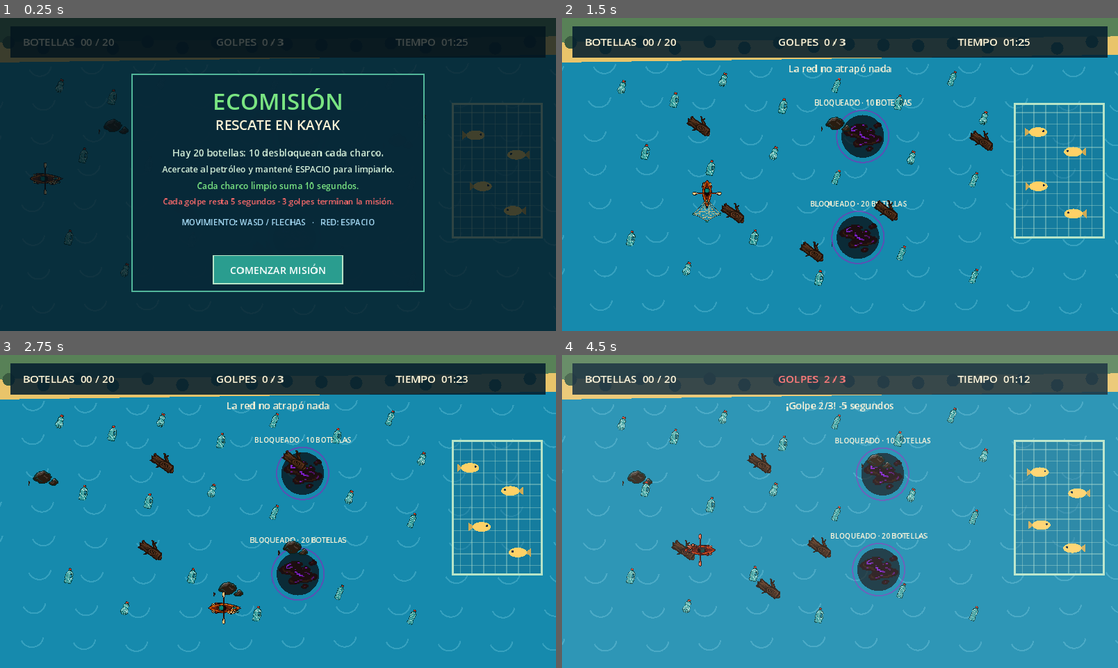
Above: before the commit, frames 1-4 (two rows, left to right).
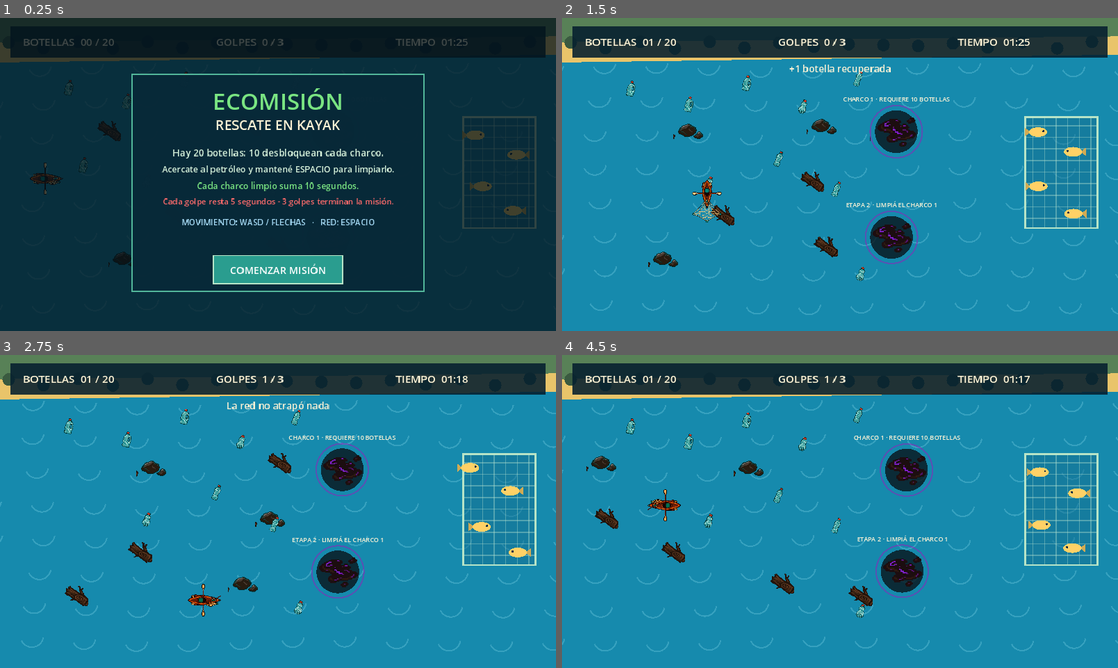
Above: after the commit, the same moments.

Repository: zeba673/Desafio2-Hackathon-SanRafael-2026
Game: Godot game, scene res://main.tscn
Two runs of this game, one before a commit and one after it. Both use one fixed random seed, a clock stepped at 60 frames per second and the inputs below. Sound files missing from this copy of the repository are replaced by a short silence.
Inputs (mouse positions are in pixels of both pictures, inside the frame that each line leads up to):
- Up to frame 1 (0.25 s): no input
- Up to frame 2 (1.5 s): tap Enter at 0.5, 0.6 s; move the mouse to (962, 158) at 0.52 s; hold D 0.53-1.28 s; hold Space 0.53-1.28 s; click (962, 158) at 0.67 s; move the mouse to (728, 190) at 1.27 s; hold S from 1.28 s (still down); tap Space at 1.35 s; click (728, 190) at 1.42 s
- Up to frame 3 (2.75 s): tap Space at 1.52, 1.82 s; tap Enter at 1.55, 2.1 s; move the mouse to (333, 442) at 2.02 s; release S at 2.03 s; hold D from 2.03 s (still down); hold Space from 2.03 s (still down); click (333, 442) at 2.17 s
- Up to frame 4 (4.5 s): move the mouse to (812, 574) at 2.77 s; release D at 2.78 s; release Space at 2.78 s; hold W 2.78-3.53 s; tap Enter at 2.85, 4.35 s; click (812, 574) at 2.92 s; tap Space at 3.02, 3.32 s; move the mouse to (1006, 558) at 3.52 s; hold Space 3.53-4.28 s; hold A from 3.53 s (still down); click (1006, 558) at 3.67 s; move the mouse to (673, 464) at 4.27 s; click (673, 464) at 4.42 s

The runs differ from the first frame. In frame 1, 1.3% of the frame differs, in the area x 10-98%, y 17-83%; in frame 2, 9.6%; in frame 3, 9.8%; in frame 4, 17%, in the area x 1-99%, y 2-86%.

Commit message:
Fix stage clutter and collision issues

Diff:
--- a/main.gd
+++ b/main.gd
@@ -17,13 +17,14 @@
 const MAX_HITS := 3
 const HIT_TIME_PENALTY := 5.0
 const OIL_CLEAR_BONUS := 10.0
+const BOTTLE_TOTAL := 20
 const OIL_RADIUS := 54.0
 const OIL_CLEAN_RATE := 14.0
-const FISH_CAGE := Rect2(938, 178, 184, 276)
-const OIL_START_A := Vector2(620, 245)
-const OIL_START_B := Vector2(610, 455)
-const OIL_TARGET_A := Vector2(890, 255)
-const OIL_TARGET_B := Vector2(890, 390)
+const FISH_CAGE := Rect2(960, 205, 150, 230)
+const OIL_START_A := Vector2(690, 235)
+const OIL_START_B := Vector2(680, 455)
+const OIL_TARGET_A := Vector2(915, 265)
+const OIL_TARGET_B := Vector2(915, 385)
 const WATER := Color("#168aad")
 const DEEP_WATER := Color("#0b6e91")
 const CREAM := Color("#fff4d6")
@@ -34,6 +35,7 @@
 var player := Vector2(105, 330)
 var direction := Vector2.RIGHT
 var bottles: Array[Vector2] = []
+var bottles_collected := 0
 var time_left := GAME_TIME
 var oil_cleanups := [0.0, 0.0]
 var oil_centers := [OIL_START_A, OIL_START_B]
@@ -50,16 +52,18 @@
 var pending_bottle := -1
 var oil_clean_notified := [false, false]
 
-var bottle_spawns := [
-	Vector2(125, 135), Vector2(225, 165), Vector2(335, 125), Vector2(450, 178), Vector2(565, 135),
-	Vector2(690, 170), Vector2(805, 125), Vector2(875, 205), Vector2(165, 280), Vector2(300, 305),
-	Vector2(440, 275), Vector2(565, 325), Vector2(725, 285), Vector2(850, 335), Vector2(135, 455),
-	Vector2(260, 515), Vector2(390, 455), Vector2(525, 535), Vector2(700, 485), Vector2(850, 535)
+var bottle_wave_one := [
+	Vector2(135, 145), Vector2(255, 175), Vector2(375, 130), Vector2(500, 175), Vector2(610, 125),
+	Vector2(165, 300), Vector2(305, 335), Vector2(445, 285), Vector2(565, 350), Vector2(620, 520)
 ]
+var bottle_wave_two := [
+	Vector2(120, 180), Vector2(245, 125), Vector2(370, 200), Vector2(505, 135), Vector2(610, 280),
+	Vector2(145, 465), Vector2(280, 530), Vector2(415, 455), Vector2(540, 535), Vector2(635, 410)
+]
 
 var rock_spawns := [
-	Vector2(235, 225), Vector2(380, 405), Vector2(540, 220),
-	Vector2(710, 400), Vector2(825, 255), Vector2(540, 485)
+	Vector2(220, 235), Vector2(360, 410), Vector2(510, 225),
+	Vector2(255, 500), Vector2(475, 340), Vector2(570, 475)
 ]
 var rocks: Array[Vector2] = []
 var rock_speeds := [42.0, -34.0, 28.0, -46.0, 38.0, -30.0]
@@ -67,7 +71,7 @@
 func _ready() -> void:
 	get_window().title = "EcoMisión: Rescate en Kayak"
 	texture_filter = CanvasItem.TEXTURE_FILTER_NEAREST
-	bottles.assign(bottle_spawns)
+	bottles.assign(bottle_wave_one)
 	rocks.assign(rock_spawns)
 	start_ambience()
 	if "--self-test" in OS.get_cmdline_user_args():
@@ -97,10 +101,14 @@
 
 func run_self_test() -> void:
 	start_game()
-	bottles.resize(11)
+	bottles_collected = 9
 	assert(not oil_is_unlocked(0))
-	bottles.resize(10)
+	bottles_collected = 10
 	assert(oil_is_unlocked(0) and not oil_is_unlocked(1))
+	bottles.clear()
+	time_left = 50.0
+	clean_oil(0, 100.0 / OIL_CLEAN_RATE)
+	assert(oil_cleanups[0] >= 100.0 and bottles.size() == 10 and time_left == 60.0)
 	start_game()
 	bottles = [Vector2(1000, 100)]
 	cast_net()
@@ -110,6 +118,8 @@
 	bottles = [player + direction * 92.0]
 	cast_net()
 	resolve_net()
+	bottles_collected = BOTTLE_TOTAL
+	bottles.clear()
 	oil_cleanups = [100.0, 100.0]
 	update_game(0.01)
 	assert(state == GameState.WON)
@@ -164,8 +174,13 @@
 		player.x = clampf(player.x, 28.0, SCREEN.x - 28.0)
 		player.y = clampf(player.y, 94.0, SCREEN.y - 28.0)
 	for rock in rocks:
-		if player.distance_to(rock) < 29.0:
-			player = previous
+		if player.distance_to(rock) < 29.0 and hit_cooldown <= 0.0:
+			var push_direction := rock.direction_to(player)
+			if push_direction == Vector2.ZERO:
+				push_direction = Vector2.LEFT
+			player = previous + push_direction * 44.0
+			player.x = clampf(player.x, 28.0, SCREEN.x - 28.0)
+			player.y = clampf(player.y, 94.0, SCREEN.y - 28.0)
 			hit_rock()
 			break
 
@@ -187,10 +202,10 @@
 func move_obstacles(delta: float) -> void:
 	for index in rocks.size():
 		rocks[index].x += rock_speeds[index] * delta
-		if rocks[index].x > 900.0:
+		if rocks[index].x > 620.0:
 			rocks[index].x = 80.0
 		elif rocks[index].x < 80.0:
-			rocks[index].x = 900.0
+			rocks[index].x = 620.0
 
 
 func get_touched_oil() -> int:
@@ -201,7 +216,7 @@
 
 
 func collected_bottles() -> int:
-	return bottle_spawns.size() - bottles.size()
+	return bottles_collected
 
 
 func oil_is_unlocked(index: int) -> bool:
@@ -223,12 +238,14 @@
 		notice = "¡Charco %d limpio! +10 segundos" % (index + 1)
 		notice_time = 2.0
 		play_sound(COLLECT_SOUND, -1.0, 0.82)
+		if index == 0:
+			bottles.assign(bottle_wave_two)
 
 
 func hit_rock() -> void:
 	if hit_cooldown > 0.0:
 		return
-	hit_cooldown = 0.7
+	hit_cooldown = 1.15
 	hit_count += 1
 	time_left = maxf(0.0, time_left - HIT_TIME_PENALTY)
 	flash = 0.35
@@ -256,18 +273,25 @@
 
 
 func resolve_net() -> void:
+	notice_time = 1.1
 	if pending_bottle >= 0 and pending_bottle < bottles.size():
 		bottles.remove_at(pending_bottle)
+		bottles_collected += 1
 		net_state = NetState.CATCH
 		play_sound(COLLECT_SOUND, -2.0, 1.08)
 		flash = 0.16
 		notice = "+1 botella recuperada"
+		if bottles_collected == 10:
+			notice = "¡10 botellas! Ya podés limpiar el charco 1"
+			notice_time = 2.0
+		elif bottles_collected == BOTTLE_TOTAL:
+			notice = "¡20 botellas! Ya podés limpiar el charco 2"
+			notice_time = 2.0
 	else:
 		net_state = NetState.MISS
 		notice = "La red no atrapó nada"
 		play_sound(FAILURE_SOUND, -9.0, 1.25)
 	net_timer = 0.42
-	notice_time = 1.1
 	pending_bottle = -1
 
 
@@ -275,7 +299,8 @@
 	state = GameState.PLAYING
 	player = Vector2(105, 330)
 	direction = Vector2.RIGHT
-	bottles.assign(bottle_spawns)
+	bottles.assign(bottle_wave_one)
+	bottles_collected = 0
 	rocks.assign(rock_spawns)
 	time_left = GAME_TIME
 	oil_cleanups = [0.0, 0.0]
@@ -295,6 +320,8 @@
 
 
 func finish_game(won: bool, reason: String) -> void:
+	if state != GameState.PLAYING:
+		return
 	state = GameState.WON if won else GameState.LOST
 	end_reason = reason
 	play_sound(VICTORY_SOUND if won else FAILURE_SOUND, -1.5)
@@ -303,7 +330,8 @@
 func _unhandled_input(event: InputEvent) -> void:
 	if event is InputEventKey and event.pressed and not event.echo:
 		if event.keycode == KEY_SPACE and state == GameState.PLAYING:
-			if get_touched_oil() < 0:
+			var touched_oil := get_touched_oil()
+			if touched_oil < 0 or not oil_is_unlocked(touched_oil):
 				cast_net()
 		elif event.keycode in [KEY_ENTER, KEY_SPACE] and state != GameState.PLAYING:
 			start_game()
@@ -359,9 +387,15 @@
 	draw_texture_rect_region(OBJECT_SHEET, Rect2(center - Vector2.ONE * size * 0.5, Vector2.ONE * size), Rect2(768, 512, 480, 512))
 	draw_arc(center, radius, 0.0, TAU, 64, Color(0.55, 0.15, 0.72, 0.55), 3.0)
 	var font := ThemeDB.fallback_font
-	var label := "CHARCO %d · %d%%" % [index + 1, int(oil_cleanups[index])] if oil_is_unlocked(index) else "BLOQUEADO · %d BOTELLAS" % ((index + 1) * 10)
-	var label_width := font.get_string_size(label, HORIZONTAL_ALIGNMENT_LEFT, -1, 15).x
-	draw_string(font, center + Vector2(-label_width * 0.5, -radius - 10), label, HORIZONTAL_ALIGNMENT_LEFT, -1, 15, CREAM)
+	var label := ""
+	if index == 1 and not oil_clean_notified[0]:
+		label = "ETAPA 2 · LIMPIÁ EL CHARCO 1"
+	elif oil_is_unlocked(index):
+		label = "CHARCO %d · %d%%" % [index + 1, int(oil_cleanups[index])]
+	else:
+		label = "CHARCO %d · REQUIERE %d BOTELLAS" % [index + 1, (index + 1) * 10]
+	var label_width := font.get_string_size(label, HORIZONTAL_ALIGNMENT_LEFT, -1, 13).x
+	draw_string(font, center + Vector2(-label_width * 0.5, -radius - 8), label, HORIZONTAL_ALIGNMENT_LEFT, -1, 13, CREAM)
 	if get_touched_oil() == index:
 		draw_centered("MANTENÉ ESPACIO PARA LIMPIAR" if oil_is_unlocked(index) else "RECOLECTÁ LAS BOTELLAS NECESARIAS", 604, 18, CREAM)
 		draw_rect(Rect2(376, 615, 400, 10), Color("#17324d"), true)
@@ -443,7 +477,7 @@
 func draw_hud() -> void:
 	var font := ThemeDB.fallback_font
 	draw_rect(Rect2(22, 18, 1108, 64), Color(0.02, 0.12, 0.18, 0.88), true)
-	draw_string(font, Vector2(48, 58), "BOTELLAS  %02d / %02d" % [collected_bottles(), bottle_spawns.size()], HORIZONTAL_ALIGNMENT_LEFT, -1, 22, CREAM)
+	draw_string(font, Vector2(48, 58), "BOTELLAS  %02d / %02d" % [collected_bottles(), BOTTLE_TOTAL], HORIZONTAL_ALIGNMENT_LEFT, -1, 22, CREAM)
 	draw_string(font, Vector2(448, 58), "GOLPES  %d / %d" % [hit_count, MAX_HITS], HORIZONTAL_ALIGNMENT_LEFT, -1, 22, CORAL if hit_count >= 2 else CREAM)
 	var seconds := maxi(0, ceili(time_left))
 	draw_string(font, Vector2(820, 58), "TIEMPO  %02d:%02d" % [int(seconds / 60.0), seconds % 60], HORIZONTAL_ALIGNMENT_LEFT, -1, 22, CREAM)
@@ -470,8 +504,7 @@
 	var won := state == GameState.WON
 	draw_centered("¡MISIÓN CUMPLIDA!" if won else "MISIÓN INCOMPLETA", 224, 38, GREEN if won else CORAL)
 	draw_centered(end_reason, 290, 22, CREAM)
-	var recovered := bottle_spawns.size() - bottles.size()
-	draw_centered("Botellas recuperadas: %d de %d" % [recovered, bottle_spawns.size()], 342, 23, Color("#a9def9"))
+	draw_centered("Botellas recuperadas: %d de %d" % [bottles_collected, BOTTLE_TOTAL], 342, 23, Color("#a9def9"))
 	var total_cleanup: float = (oil_cleanups[0] + oil_cleanups[1]) * 0.5
 	draw_centered("Petróleo limpiado: %d%%" % int(total_cleanup), 382, 20, GREEN if all_oil_clean() else CORAL)
 	draw_centered("Los peces están a salvo." if won else "El río todavía necesita ayuda. Volvé a intentarlo.", 420, 19, Color("#d8f3dc"))
